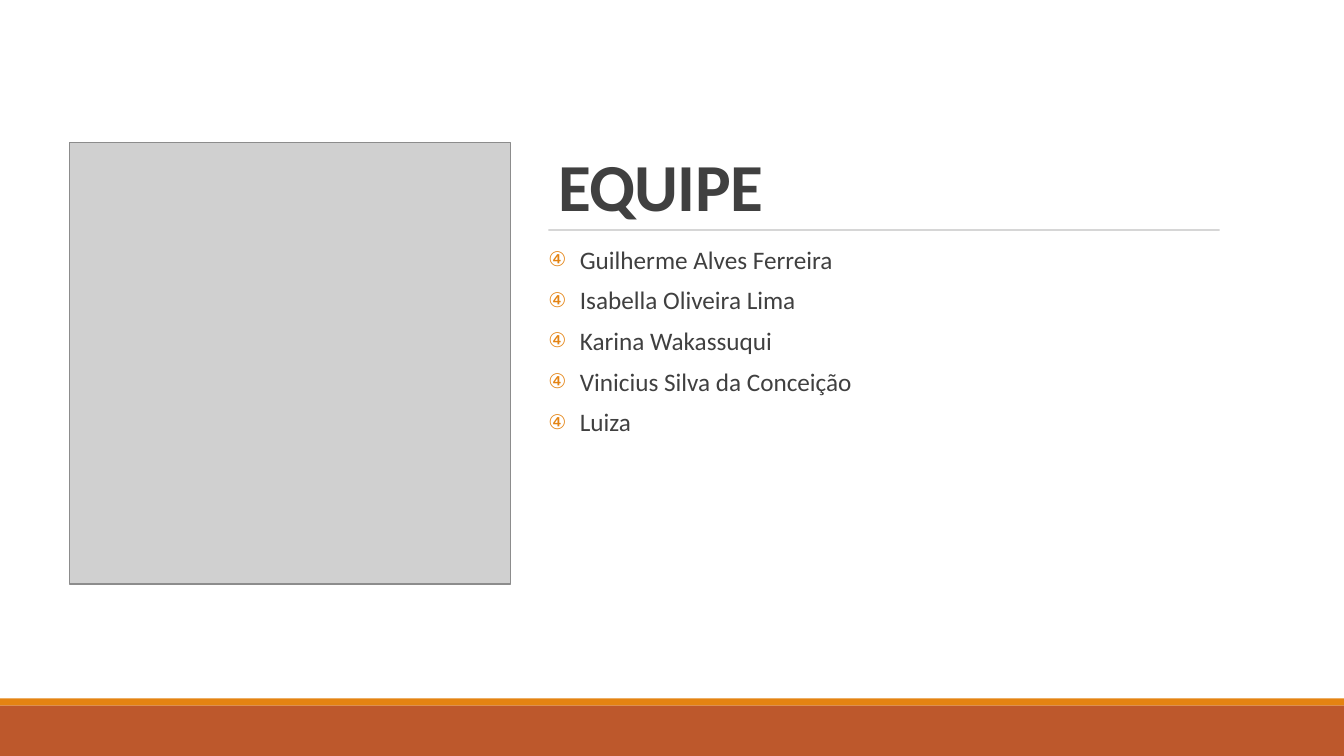
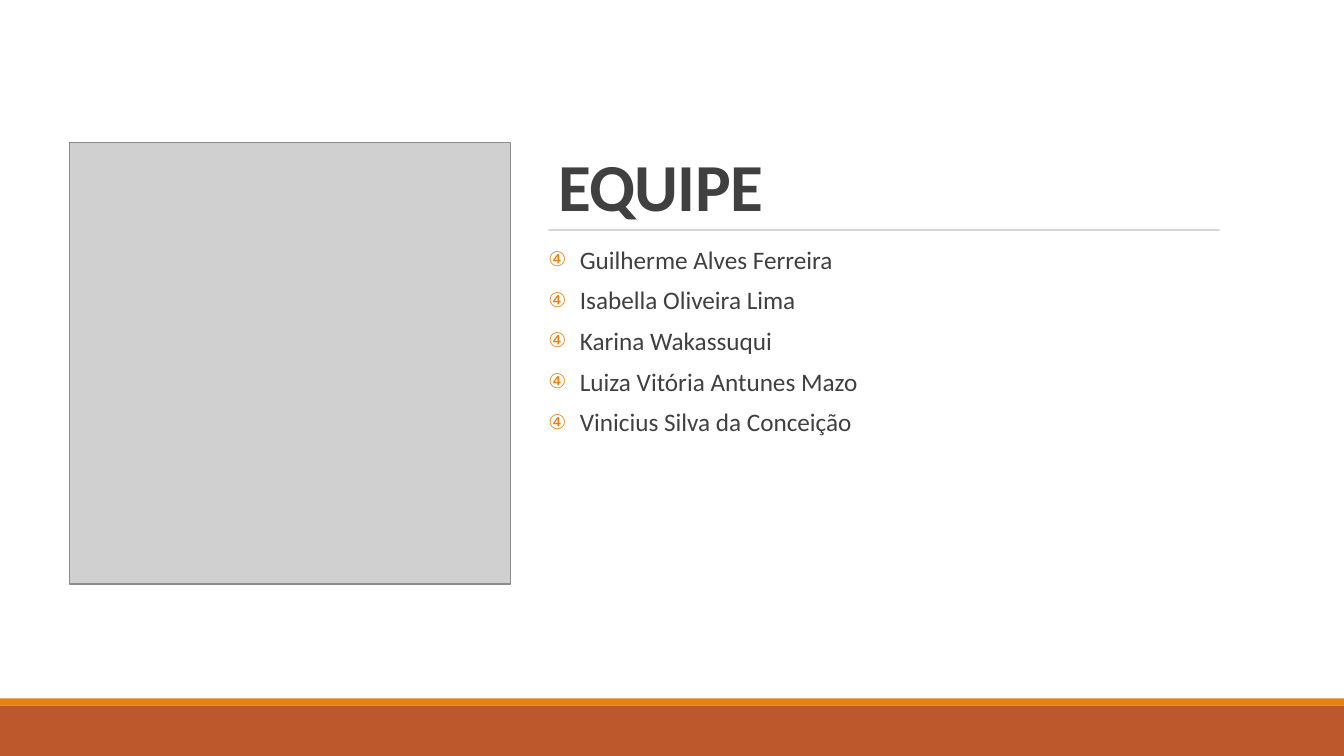
Before and after one commit to BandTec/grupo-05-adsa-20201, a slide deck: slide 2 of Apresentação Sprint 1.pptx. Drawn at 1344x756 pixels with LibreOffice and Linux fonts; fonts in the diff are those of the drawing; grey boxes stand for pictures. Boxes give left, top, right and bottom in pixels: in the first picture for what was removed or moved away, otherwise in the second. Text is boxed around its words. In the diff, an @@ line names an element or a change of style, - is before the commit and + after.

```diff
--- a/Apresentação Sprint 1.pptx
+++ b/Apresentação Sprint 1.pptx
@@ text at (580, 373, 857, 391): paragraph added @@
+④ Luiza Vitória Antunes Mazo
@@ text at (580, 413, 631, 431): paragraph removed @@
-④ Luiza
```
Also in this commit, not shown: 5 other slides changed, 1 slide added.
